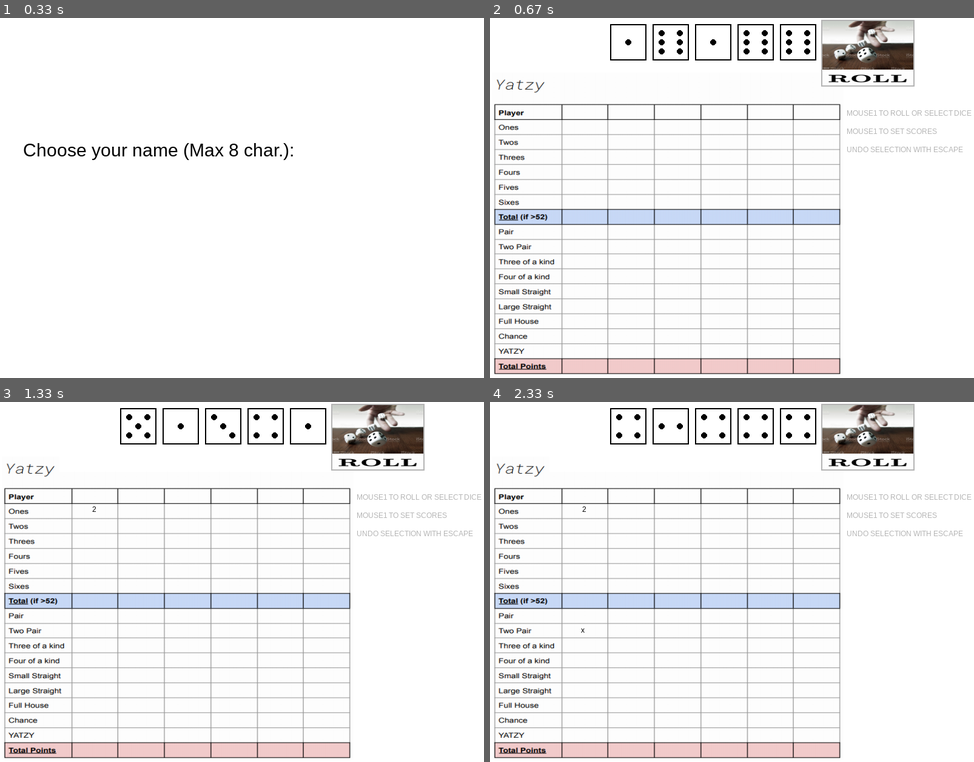
Above: before the commit, frames 1-4 (two rows, left to right).
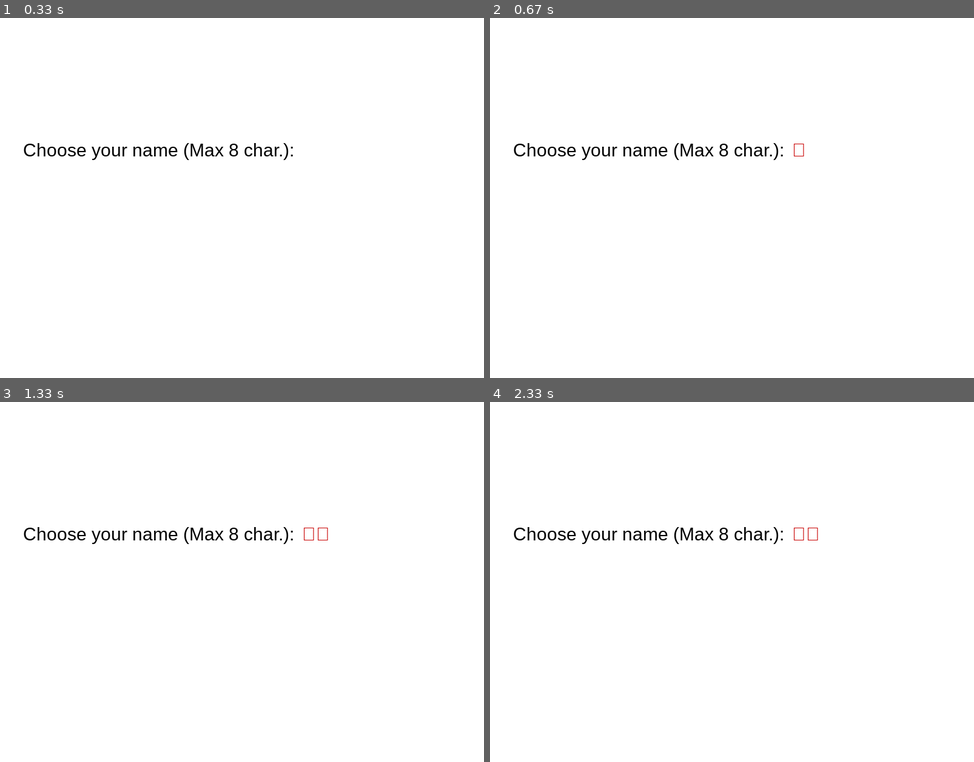
Above: after the commit, the same moments.

Repository: alumppio/ot-harjoitustyo
Game: pygame game, started from src/main.py
Same seed, same stepped clock (60 frames per second), same inputs: the game is played once before the commit and once after it.
Inputs (mouse positions are in pixels of both pictures, inside the frame that each line leads up to):
- Up to frame 1 (0.33 s): no input
- Up to frame 2 (0.67 s): tap Enter at 0.33 s
- Up to frame 3 (1.33 s): click (96, 510) at 0.72 s; hold Esc from 1 s (still down)
- Up to frame 4 (2.33 s): release Esc at 1.53 s; move the mouse to (572, 636) at 1.9 s; click (572, 636) at 2.18 s

Frame 1 is identical in both runs. In frame 2, 17% of the frame differs, in the area x 0-100%, y 0-99%; in frame 3, 17%; in frame 4, 17%.

Commit message:
docstringien lisäilyä ja dokumentaation päivittämistä

Diff:
--- a/src/config/game_setup.py
+++ b/src/config/game_setup.py
@@ -3,17 +3,20 @@
 
 
 class Setup:
+    '''Class to handle the game setup as in naming urself etc.'''
     def __init__(self):
         self.running = True
         self.name = ''
         SCREEN.blit(START_TEXT, pygame.Rect(40, 300, 20, 30))
 
     def game_setup_loop(self, player):
+        '''A method that can be used to check occured events and sets the
+        players name that was written'''
         for event in pygame.event.get():
             if event.type == pygame.KEYDOWN:
                 if event.key == pygame.K_BACKSPACE and 0 < len(self.name):
                     self.name = self.name[:-1]
-                elif event.key == pygame.K_RETURN:
+                elif event.key == pygame.K_RETURN and 0 < len(self.name):
                     player.minutes['Name'] = self.name
                     self.running = False
                 elif 0 <= len(self.name) < 8:
@@ -24,11 +27,14 @@
         self.draw_game_setup(name)
 
     def game_setup(self, player):
+        '''A method that is a loop which uses an another method game_setup_loop
+        which check occurred events and sets the name of a player. '''
         while self.running:
             self.game_setup_loop(player)
         SCREEN.fill(WHITE)
 
     def draw_game_setup(self, name):
+        '''Method that draws everything related to typing your name'''
         SCREEN.fill(WHITE)
         SCREEN.blit(name, pygame.Rect(500, 200, 20, 30))
         SCREEN.blit(START_TEXT, pygame.Rect(40, 200, 20, 30))
--- a/src/config/gui.py
+++ b/src/config/gui.py
@@ -18,12 +18,12 @@
         self.yatzy_sheet.draw_name(players, 1)
 
     def select_dice(self, dice_number):
-        """Method to select the dice"""
+        """Method to select the dice and draw them on to the yatzy paper"""
         self.dice_drawer.draw_select_dice(dice_number)
         self.dices_to_hold.append(dice_number-1)
 
     def unselect_dice(self):
-        """Method to unselect the dice"""
+        """Method to unselect the dice and the undo"""
         self.dice_drawer.draw_unselect_dice()
         self.dices_to_hold = []
 
@@ -57,6 +57,9 @@
                 self.dices_to_hold = []
 
     def set_upper_part(self, event):
+        '''Method that checks if any of the upper part frames were clicked. If some were
+        clicked it also sets the points in the Player class and draws the points on to
+        the screen'''
         if event.type == pygame.MOUSEBUTTONDOWN and 122 <= event.pos[0] <= 199:
             if 169 <= event.pos[1] <= 192:
                 self.yatzy_sheet.set_upper_part(1, self.dices, self.players)
@@ -78,60 +81,91 @@
                 self.next_turn()
 
     def set_pair(self, event):
+        '''Method to check if the pair frame was clicked. If the frame was clicked
+        the method sets the points in the Player class and draws the points on
+        to the screen'''
         if event.type == pygame.MOUSEBUTTONDOWN and 122 <= event.pos[0] <= 199:
             if 342 <= event.pos[1] <= 365:
                 if self.yatzy_sheet.set_pair(self.dices, self.players):
                     self.next_turn()
 
     def set_two_pair(self, event):
+        '''Method to check if the two pair frame was clicked. If the frame was
+        clicked the method sets the points in the Player class and draws the
+        points on to the screen'''
         if event.type == pygame.MOUSEBUTTONDOWN and 122 <= event.pos[0] <= 199:
             if 366 <= event.pos[1] <= 389:
                 if self.yatzy_sheet.set_two_pair(self.dices, self.players):
                     self.next_turn()
 
     def set_3_of_a_kind(self, event):
+        '''Method to check if the 3 of a kind frame was clicked. If it was clicked
+        the method sets the points in the Player class and draws the points on
+        to the screen'''
         if event.type == pygame.MOUSEBUTTONDOWN and 122 <= event.pos[0] <= 199:
             if 390 <= event.pos[1] <= 413:
                 if self.yatzy_sheet.set_3_of_a_kind(self.dices, self.players):
                     self.next_turn()
 
     def set_4_of_a_kind(self, event):
+        '''Method to check if the 4 of a kind frame was clicked. If it was clicked
+        the method sets the points in the Player class and draws the points on
+        to the screen'''
         if event.type == pygame.MOUSEBUTTONDOWN and 122 <= event.pos[0] <= 199:
             if 414 <= event.pos[1] <= 437:
                 if self.yatzy_sheet.set_4_of_a_kind(self.dices, self.players):
                     self.next_turn()
 
     def set_small_straight(self, event):
+        '''This method checks if the small straight frame was clicked. If it
+        was clicked the method sets the points in the Player class and draws
+        the points on to the screen'''
         if event.type == pygame.MOUSEBUTTONDOWN and 122 <= event.pos[0] <= 199:
             if 438 <= event.pos[1] <= 461:
                 if self.yatzy_sheet.set_small_straight(self.dices, self.players):
                     self.next_turn()
 
     def set_large_straight(self, event):
+        '''This method checks if the large straight frame was clicked. If it
+        was clicked the method sets the points in the Player class and draws
+        the points on to the screen'''
         if event.type == pygame.MOUSEBUTTONDOWN and 122 <= event.pos[0] <= 199:
             if 462 <= event.pos[1] <= 485:
                 if self.yatzy_sheet.set_large_straight(self.dices, self.players):
                     self.next_turn()
 
     def set_full_house(self, event):
+        '''This method checks if the full house frame was clicked. If it
+        was clicked the method sets the points in the Player class and draws
+        the points on to the screen'''
         if event.type == pygame.MOUSEBUTTONDOWN and 122 <= event.pos[0] <= 199:
             if 486 <= event.pos[1] <= 509:
                 if self.yatzy_sheet.set_full_house(self.dices, self.players):
                     self.next_turn()
 
     def set_chance(self, event):
+        '''This method checks if the chance frame was clicked. If it was
+        clicked the method sets the points in the Player class and draws
+        the points on to the screen'''
         if event.type == pygame.MOUSEBUTTONDOWN and 122 <= event.pos[0] <= 199:
             if 510 <= event.pos[1] <= 533:
                 if self.yatzy_sheet.set_chance(self.dices, self.players):
                     self.next_turn()
 
     def set_yatzy(self, event):
+        '''This method checks if the yatzy frame was clicked. If it was
+        clicked the method sets the points in the Player class and draws
+        the points on to the screen'''
         if event.type == pygame.MOUSEBUTTONDOWN and 122 <= event.pos[0] <= 199:
             if 534 <= event.pos[1] <= 557:
                 if self.yatzy_sheet.set_yatzy(self.dices, self.players):
                     self.next_turn()
 
     def set_lower_part(self, event):
+        '''This method checks the lower part portion of the yatzy sheet,
+        meaning everything after ones, ... , sixes using method defined
+        earlier. If any of the lower part frames were the points were set
+        in the Player class and points would be drawn to the sreen '''
         self.set_pair(event)
         self.set_two_pair(event)
         self.set_3_of_a_kind(event)
@@ -143,6 +177,8 @@
         self.set_yatzy(event)
 
     def set_total(self):
+        '''Checks if either of the total points were ready to calculated.
+        If they were ready summed points would be drawn to the screen'''
         if self.players.check_total():
             self.yatzy_sheet.draw_total_points(self.players)
 
@@ -150,6 +186,8 @@
             self.yatzy_sheet.draw_upper_points(self.players)
 
     def next_turn(self):
+        '''Method to change the turn as in rolling the dice and resetting
+        the dice roll count'''
         self.dices.next_turn()
         self.dice_drawer.draw_rolled_dice()
         self.dice_drawer.draw_all()
--- a/src/config/main_loop.py
+++ b/src/config/main_loop.py
@@ -4,12 +4,13 @@
 
 
 class MainLoop:
+    '''Initializing the mainloop using the EventHandler class'''
     def __init__(self, dices, players):
         self.event_handler = EventHandler(dices, players)
 
     def handle_events(self):
-        # Check all occurred events
-        # Main gameloop
+        '''Check all occurred events
+        Main gameloop '''
 
         while self.event_handler.running:
             for event in pygame.event.get():
--- a/src/config/player.py
+++ b/src/config/player.py
@@ -4,7 +4,9 @@
 class Player:
     def __init__(self):
 
-        # Idea for this dictionary was taken from chatGPT
+        '''Idea for this dictionary was taken from chatGPT. This dictionary
+        represents the yatzy sheet that contains all the information about the
+        points'''
         self.minutes = {
             'Name': None,
             1: None,
@@ -24,6 +26,8 @@
             "Yatzy": None}
 
     def set_upper_part(self, dices: Dices, number: int):
+        '''Method that sets the upper part meaning the values of keys
+        1 to 6 in the minutes dictionary'''
         if self.minutes[number] is None:
             points = 0
 
@@ -39,6 +43,8 @@
             return
 
     def set_pair(self, dices: Dices):
+        '''Method that sets the value of the pair key in the
+        minutes dictionary'''
         if self.minutes["Pair"] is None:
             pair = {number for number in dices.dice
                     if dices.dice.count(number) > 1}
@@ -51,6 +57,8 @@
             return
 
     def set_two_pair(self, dices: Dices):
+        '''Method that sets the value of the two pair key in the
+        minutes dictionary'''
         if self.minutes["Two Pair"] is None:
             pair = {number for number in dices.dice
                     if dices.dice.count(number) > 1}
@@ -64,6 +72,8 @@
             return
 
     def set_3_of_a_kind(self, dices: Dices):
+        '''Method that sets the value of the 3 of a kind key
+        in the minutes dictionary'''
         if self.minutes["Three of a Kind"] is None:
             number_to_set = [number for number in dices.dice
                              if dices.dice.count(number) > 2]
@@ -76,6 +86,8 @@
             return
 
     def set_4_of_a_kind(self, dices: Dices):
+        '''Method that sets the value of the 4 of a kind key
+        in the minutes dictionary'''
         if self.minutes["Four of a Kind"] is None:
             number_to_set = [number for number in dices.dice
                              if dices.dice.count(number) > 3]
@@ -88,6 +100,8 @@
             return
 
     def set_full_house(self, dices: Dices):
+        '''Method that sets the value of the full house key
+        in the minutes dictionary'''
         if self.minutes["Full House"] is None and len(set(dices.dice)) == 2:
             self.minutes["Full House"] = sum(dices.dice)
 
@@ -96,6 +110,8 @@
             return
 
     def set_small_straight(self, dices: Dices):
+        '''Method that sets the value of the small straight key
+        in the minutes dictionary'''
         if self.minutes["Small Straight"] is None and len(set(
                 dices.dice)) == 5 and sum(dices.dice) == 15:
             self.minutes["Small Straight"] = 15
@@ -103,6 +119,8 @@
             self.minutes["Small Straight"] = 'x'
 
     def set_large_straight(self, dices: Dices):
+        '''Method that sets the value of the large straight key
+        in the minutes dictionary'''
         if self.minutes["Large Straight"] is None and len(set(
                 dices.dice)) == 5 and sum(dices.dice) == 20:
             self.minutes["Large Straight"] = 20
@@ -110,30 +128,40 @@
             self.minutes["Large Straight"] = 'x'
 
     def set_yatzy(self, dices: Dices):
+        '''Method that sets the value of the yatzy key in the
+        minutes dictionary'''
         if self.minutes["Yatzy"] is None and len(set(dices.dice)) == 1:
             self.minutes["Yatzy"] = 50
         else:
             self.minutes["Yatzy"] = 'x'
 
     def set_chance(self, dices: Dices):
+        '''Method that sets the value of the chance key in the
+        minutes dictionary'''
         if self.minutes["Chance"] is None:
             self.minutes["Chance"] = sum(dices.dice)
         else:
             self.minutes["Chance"] = 'x'
 
     def check_upper(self):
+        '''Method that checks if every key in the upper part
+        portion of minutes dictionary has a value'''
         for i in range(1, 7):
             if self.minutes[i] is None:
                 return False
         return True
 
     def check_total(self):
+        '''Method that checks if every key in the minutes
+        dictionary has a value'''
         for points in self.minutes.items():
             if points[1] is None:
                 return False
         return True
 
     def upper_total_points(self):
+        '''Method that sets the total points of the upper part
+        section of a player'''
         points = 0
         for i in range(1, 7):
             if isinstance(self.minutes[i], int):
@@ -143,6 +171,7 @@
         return 0
 
     def total_points(self):
+        '''Method that sets the total points of the player'''
         total_points = 0
         for item in self.minutes.items():
             if isinstance(item[1], int) and not isinstance(item[0], int):
--- a/src/config/visual/draw_dice.py
+++ b/src/config/visual/draw_dice.py
@@ -111,13 +111,16 @@
         pygame.draw.rect(self.surface, GRAY, pygame.Rect(548, 3, 154, 110), 2)
 
     def draw_select_dice(self, dice_number):
+        '''Draw selected dice highlighted with a red square'''
         pygame.draw.rect(self.surface, RED, pygame.Rect(DICE_X + DICE_GAP*(dice_number-1)
                         + DICE_A*(dice_number-1)-4, DICE_Y-4, DICE_A+8, DICE_A+8), 2)
 
     def draw_rolled_dice(self):
+        '''Draw rolled dice'''
         pygame.draw.rect(self.surface, WHITE, pygame.Rect(100, 0, 600, 115))
 
     def draw_unselect_dice(self):
+        '''Deleting the red squares that were indicating the selected dice'''
         for dice_number in range(5):
             pygame.draw.rect(self.surface, WHITE, pygame.Rect(DICE_X +
                                                               DICE_GAP *
--- a/src/config/visual/draw_yatzy.py
+++ b/src/config/visual/draw_yatzy.py
@@ -3,9 +3,9 @@
 
 
 class DrawYatzy:
-    # Initialize yatzy sheet class. Surface is pygame surface
-    # and font is pygame font.
     def __init__(self, surface, font):
+        '''Initialize yatzy sheet class. Surface is pygame surface
+    and font is pygame font.'''
         self.surface = surface
         self.surface.blit(YATZY_PAPER, (5, 90))
         self.font = font
@@ -19,17 +19,18 @@
         for i in range(3):
             self.surface.blit(tips[i], pygame.Rect(590, 150+30*i, 20, 30))
 
-    # Draw name on the yatzy sheet
     def draw_name(self, player, number):
+        '''Draw given name on the yatzy sheet'''
         name = self.font.render(
             player.minutes['Name'], True, BLACK, WHITE)
         self.surface.blit(name, pygame.Rect(
             148-len(player.minutes['Name'])*2+(number-1)*25, 149, 100, 25))
 
-    # Method to set the upperpart of the yatzy sheet
-    # meaning ones, twos, threes, etc. visually and
-    # in the yatzy sheet
+
     def set_upper_part(self, number, dice, player):
+        ''' Method to set the upperpart of the yatzy sheet
+    meaning ones, twos, threes, etc. visually and
+    in the yatzy sheet '''
         if player.minutes[number] is None:
             player.set_upper_part(dice, number)
             points = self.font.render(
@@ -40,9 +41,9 @@
 
         return False
 
-    # Method to set pair on the yatzy sheet
-    # visually and in the Player-class
     def set_pair(self, dice, player):
+        ''' Method to set pair on the yatzy sheet
+    visually and in the Player-class '''
         if player.minutes["Pair"] is None:
             player.set_pair(dice)
             points = self.font.render(
@@ -52,9 +53,9 @@
 
         return False
 
-    # Method to set two pair on the yatzy sheet
-    # visually and in the Player-class
     def set_two_pair(self, dice, player):
+        '''Method to set two pair on the yatzy sheet
+    visually and in the Player-class'''
         if player.minutes["Two Pair"] is None:
             player.set_two_pair(dice)
             points = self.font.render(
@@ -64,9 +65,9 @@
 
         return False
 
-    # Method to set 3 of a kind on the yatzy sheet
-    # visually and in the Player-class
     def set_3_of_a_kind(self, dice, player):
+        '''Method to set 3 of a kind on the yatzy sheet
+    visually and in the Player-class'''
         if player.minutes["Three of a Kind"] is None:
             player.set_3_of_a_kind(dice)
             points = self.font.render(
@@ -76,9 +77,9 @@
 
         return False
 
-    # Method to set 4 of a kind on the yatzy sheet
-    # visually and in the Player-class
     def set_4_of_a_kind(self, dice, player):
+        '''Method to set 4 of a kind on the yatzy sheet
+    visually and in the Player-class'''
         if player.minutes["Four of a Kind"] is None:
             player.set_4_of_a_kind(dice)
             points = self.font.render(
@@ -88,9 +89,9 @@
 
         return False
 
-    # Method to set small straight on the yatzy sheet
-    # visually and in the Player-class
     def set_small_straight(self, dice, player):
+        '''Method to set small straight on the yatzy sheet
+    visually and in the Player-class'''
         if player.minutes["Small Straight"] is None:
             player.set_small_straight(dice)
             points = self.font.render(
@@ -100,9 +101,9 @@
 
         return False
 
-    # Method to set large straight on the yatzy sheet
-    # visually and in the Player-class
     def set_large_straight(self, dice, player):
+        '''Method to set large straight on the yatzy sheet
+    visually and in the Player-class'''
         if player.minutes["Large Straight"] is None:
             player.set_large_straight(dice)
             points = self.font.render(
@@ -112,9 +113,9 @@
 
         return False
 
-    # Method to set full house on the yatzy sheet
-    # visually and in the Player-class
     def set_full_house(self, dice, player):
+        '''Method to set full house on the yatzy sheet
+    visually and in the Player-class'''
         if player.minutes["Full House"] is None:
             player.set_full_house(dice)
             points = self.font.render(
@@ -124,9 +125,9 @@
 
         return False
 
-    # Method to set chance on the yatzy sheet
-    # visually and in the Player-class
     def set_chance(self, dice, player):
+        '''Method to set chance on the yatzy sheet
+    visually and in the Player-class'''
         if player.minutes["Chance"] is None:
             player.set_chance(dice)
             points = self.font.render(
@@ -136,9 +137,9 @@
 
         return False
 
-    # Method to set yatzy on the yatzy sheet
-    # visually and in the Player-class
     def set_yatzy(self, dice, player):
+        '''Method to set yatzy on the yatzy sheet
+    visually and in the Player-class'''
         if player.minutes["Yatzy"] is None:
             player.set_yatzy(dice)
             points = self.font.render(
@@ -149,11 +150,15 @@
         return False
 
     def draw_total_points(self, player):
+        '''Method that draws the total points of a player on to the
+        yatzy sheet'''
         total_points = self.font.render(
             str(player.total_points()), True, BLACK, LIGHT_RED)
         self.surface.blit(total_points, pygame.Rect(152, 567, 100, 25))
 
     def draw_upper_points(self, player):
+        '''Method that draws the total points of the upper part section
+        (ones, ... , sixes) on to the yatzy sheet'''
         points = self.font.render(
             str(player.upper_total_points()), True, BLACK, LIGHT_BLUE)
         self.surface.blit(points, pygame.Rect(152, 320, 100, 25))
--- a/src/main.py
+++ b/src/main.py
@@ -5,6 +5,7 @@
 
 
 def main():
+    '''Main function that runs the game'''
     dices = Dices()
     player = Player()
     setup = Setup()
Not shown, changed: README.md
Not shown, changed: dokumentaatio/vaatimusmaarittely.md
